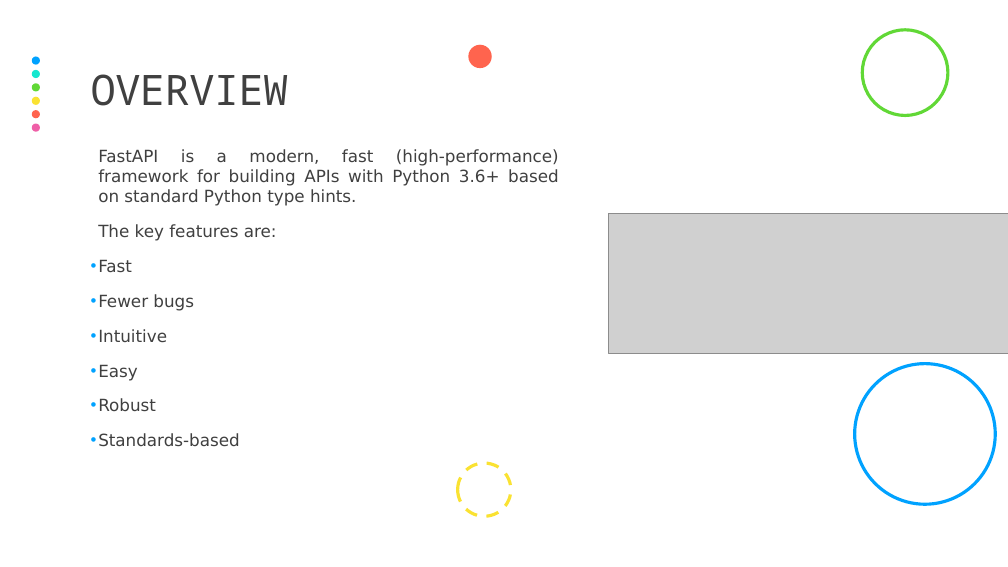
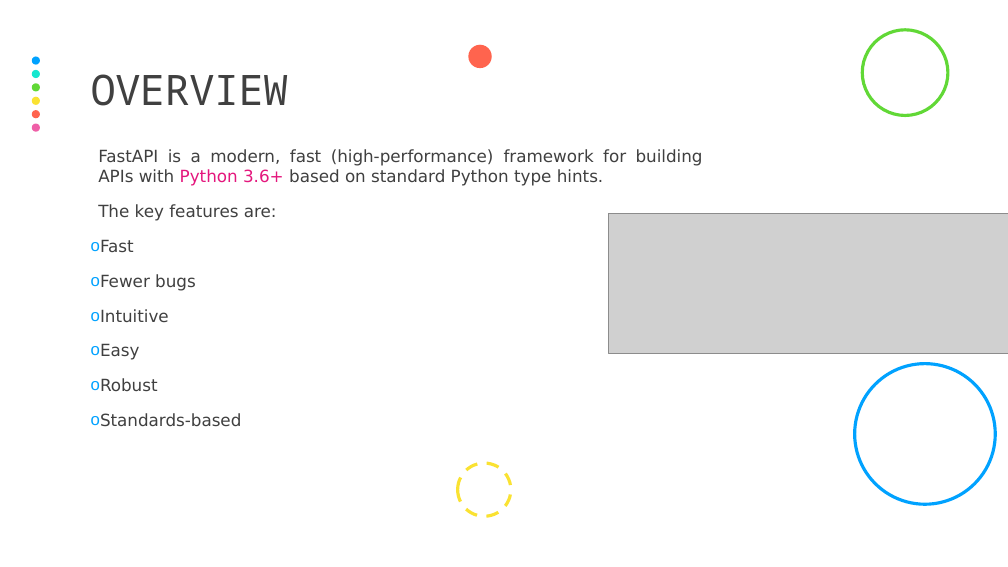
Before and after one commit to volopivoshenko/fastapi-demo, a slide deck: slide 4 of docs/The Fastest API in the Pythonic World.pptx. Drawn at 1008x567 pixels with LibreOffice and Linux fonts; fonts in the diff are those of the drawing; grey boxes stand for pictures. Boxes give left, top, right and bottom in pixels: in the first picture for what was removed or moved away, otherwise in the second. Text is boxed around its words. In the diff, an @@ line names an element or a change of style, - is before the commit and + after.

```diff
--- a/docs/The Fastest API in the Pythonic World.pptx
+++ b/docs/The Fastest API in the Pythonic World.pptx
@@ text at box(98, 149, 703, 427): text colour #404040 to #E4177D in "Python 3.6+"; bullet • to o @@
```
Also in this commit, not shown: 8 other slides changed, 5 slides added, 8 slides removed, 3 other files.
